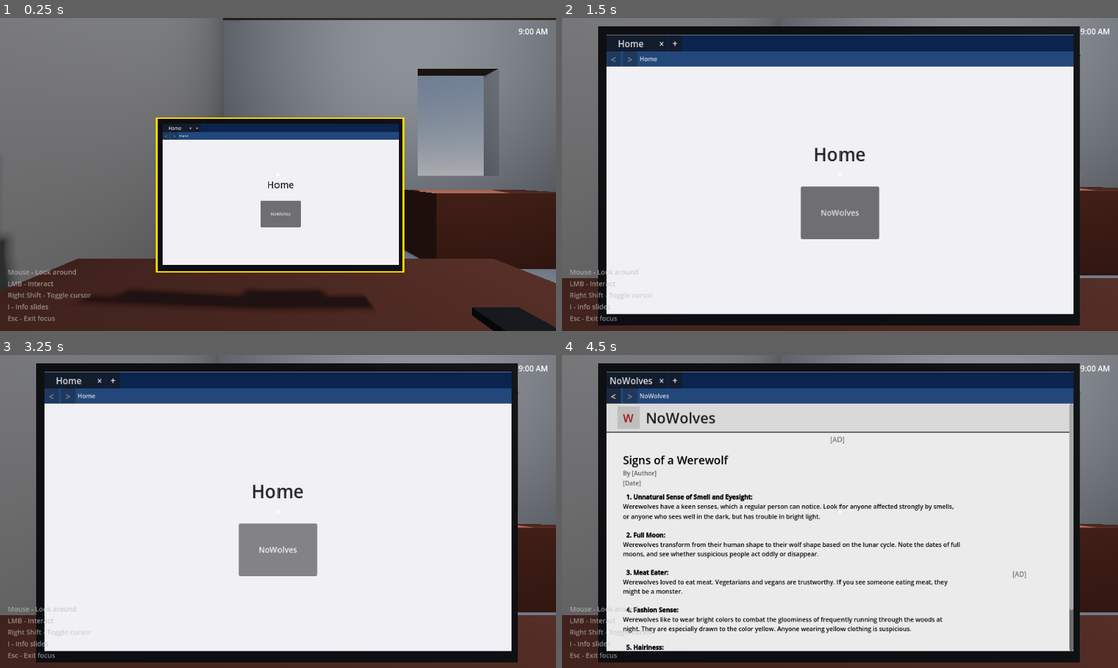
Above: before the commit, frames 1-4 (two rows, left to right).
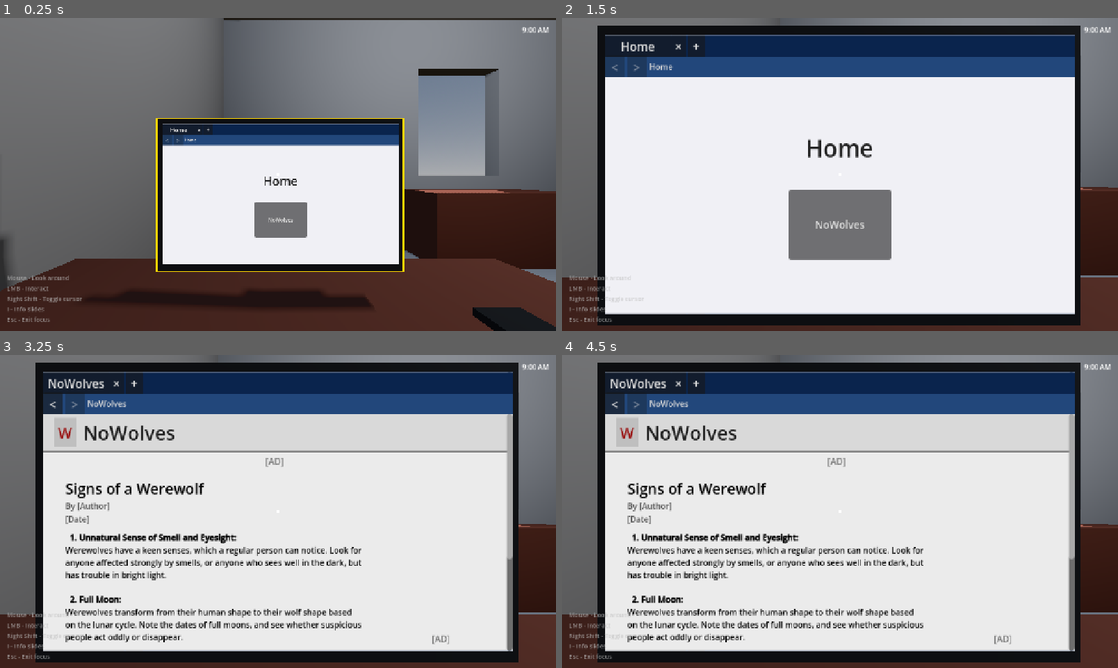
Above: after the commit, the same moments.

Repository: nickcyran/werewolf-on-campus
Game: Godot game, scene res://room/room.tscn
The game is run twice, just before and just after one commit, with the same random seed, the same clock (stepped at 60 frames per second) and the same inputs.
Inputs (mouse positions are in pixels of both pictures, inside the frame that each line leads up to):
- Up to frame 1 (0.25 s): no input
- Up to frame 2 (1.5 s): tap Enter at 0.5 s; move the mouse to (867, 174) at 0.52 s; press the mouse at (867, 174) at 0.53 s; tap Space at 1.25 s; move the mouse to (728, 190) at 1.27 s; release the mouse at (728, 190) at 1.28 s; click (728, 190) at 1.35 s
- Up to frame 3 (3.25 s): tap Enter at 2 s; move the mouse to (333, 442) at 2.02 s; hold I (toggle_info) 2.03-2.78 s; click (333, 442) at 2.3 s; tap Space at 2.75 s; move the mouse to (250, 574) at 2.77 s; tap Shift (toggle_mouse) at 2.85 s; click (250, 574) at 3.05 s
- Up to frame 4 (4.5 s): move the mouse to (1006, 558) at 3.52 s; press the mouse at (1006, 558) at 3.53 s; tap F11 (toggle_fullscreen, bound only after the commit) at 4.15 s; tap Enter at 4.25 s; move the mouse to (673, 464) at 4.27 s; release the mouse at (673, 464) at 4.28 s; click (673, 464) at 4.35 s

The runs differ from the first frame. In frame 1, 3.5% of the frame differs, in the area x 1-100%, y 0-100%; in frame 2, 9.9%; in frame 3, 26%, in the area x 0-100%, y 2-99%; in frame 4, 18%.

Commit message:
optimized web build

Diff:
--- a/autoload/day_clock.gd
+++ b/autoload/day_clock.gd
@@ -6,11 +6,13 @@
 const REAL_DURATION := 1200.0 	# 20 real-life minutes per in-game day
 const START_HOUR := 9.0 		# 9 AM
 const END_HOUR := 22.0 			# 10 PM
+const REFRESH_INTERVAL := 1.0
 
 var elapsed := 0.0
 var day_over := false
 
 var _prev_display := ""
+var _refresh_acc := 0.0
 
 
 func _process(delta: float) -> void:
@@ -21,6 +23,12 @@
 	if elapsed == REAL_DURATION:
 		day_over = true
 		day_ended.emit()
+
+	# throttle the expensive string-format path
+	_refresh_acc += delta
+	if _refresh_acc < REFRESH_INTERVAL:
+		return
+	_refresh_acc = 0.0
 
 	var display := get_display_time()
 	if display != _prev_display:
@@ -41,6 +49,6 @@
 	@warning_ignore("integer_division")
 	var minute := int(fmod(total_min, 60.0)) / 15 * 15
 
-	# Formate to 12-hr format + Hour:Minutes AM/PM
+	# Format to 12-hr format + Hour:Minutes AM/PM
 	var hour12 := 12 if hour % 12 == 0 else hour % 12
 	return "%d:%02d %s" % [hour12, minute, "AM" if hour < 12 else "PM"]
--- a/interaction/focus_system.gd
+++ b/interaction/focus_system.gd
@@ -12,6 +12,12 @@
 var saved_transform: Transform3D
 
 var is_animating := false
+
+# cached screen rect recompute only when the focus changes
+var _cached_rect: Rect2
+var _cached_vp_size: Vector2
+var _cached_scale: Vector2
+var _rect_dirty := true
 
 
 func _ready() -> void:
@@ -39,14 +45,22 @@
 	if !target:
 		return
 
+	# force the embedded viewport to render while focused
+	if target.embedded_viewport:
+		target.embedded_viewport.render_target_update_mode = SubViewport.UPDATE_ALWAYS
+
 	focused_node = _resolve_focus_node()
 	saved_transform = focused_node.global_transform
+	_rect_dirty = true
 
 	var destination := _compute_destination()
 	_tween_to(destination)
 
 
 func _unfocus() -> void:
+	# revert viewport to low-cost mode when leaving focus
+	if target and target.embedded_viewport:
+		target.embedded_viewport.render_target_update_mode = SubViewport.UPDATE_WHEN_PARENT_VISIBLE
 	_tween_to(saved_transform, GameManager.release_focus)
 
 
@@ -94,26 +108,28 @@
 		vp.push_input(event)
 		return
 
-	# Screen-space mouse pos to viewport space
-	var rect := _get_screen_rect()
-	var vp_size := Vector2(vp.size)
+	# Recalculate rect + scale only when the target changes
+	if _rect_dirty:
+		_cached_rect = _compute_screen_rect()
+		_cached_vp_size = Vector2(vp.size)
+		_cached_scale = _cached_vp_size / _cached_rect.size
+		_rect_dirty = false
 
-	var scale := vp_size / rect.size
 	var mouse_event := (event as InputEventMouse).duplicate()
 
 	# Change pos into viewport coordinates
-	mouse_event.position = ((event.position - rect.position) * scale).clamp(Vector2.ZERO, vp_size)
+	mouse_event.position = ((event.position - _cached_rect.position) * _cached_scale).clamp(Vector2.ZERO, _cached_vp_size)
 	mouse_event.global_position = mouse_event.position
 
 	# Scale motion to match the viewport resolution
 	if mouse_event is InputEventMouseMotion:
-		mouse_event.relative *= scale
-		mouse_event.velocity *= scale
+		mouse_event.relative *= _cached_scale
+		mouse_event.velocity *= _cached_scale
 
 	vp.push_input(mouse_event)
 
 
-func _get_screen_rect() -> Rect2:
+func _compute_screen_rect() -> Rect2:
 	# Get mesh displaying viewport
 	var mesh := target.embedded_viewport.get_parent() as MeshInstance3D
 	var quad := mesh.mesh as QuadMesh
--- a/interaction/interactable.gd
+++ b/interaction/interactable.gd
@@ -29,7 +29,6 @@
 
 func _ready() -> void:
 	_discover_children()
-	_init_outline()
 
 	# Fetch subviewport safely
 	if !viewport_path.is_empty():
@@ -42,7 +41,8 @@
 
 	_is_hovered = hovered
 	if _mesh:
-		# Outline the hovered interactable mesh
+		if hovered && !_outline:
+			_init_outline()
 		_mesh.material_overlay = _outline if hovered else null
 
 
--- a/player/components/interaction_raycaster.gd
+++ b/player/components/interaction_raycaster.gd
@@ -7,9 +7,13 @@
 var camera: Camera3D
 var _hovered: Interactable
 
+# pre-allocated query object
+var _query: PhysicsRayQueryParameters3D
+
 
 func initialize(cam: Camera3D) -> void:
 	camera = cam
+	_query = PhysicsRayQueryParameters3D.new()
 
 
 # runs every physics frame while the game is in the PLAYING state.
@@ -49,9 +53,17 @@
 
 	var from := camera.global_position
 	var to := from - camera.global_transform.basis.z * interact_distance
-	var query := PhysicsRayQueryParameters3D.create(from, to)
+
+	# reuse the query instead of creating a new one each frame
+	_query.from = from
+	_query.to = to
+
 	var world := camera.get_world_3d()
-	var hit := world.direct_space_state.intersect_ray(query)
+	var space := world.direct_space_state
+	if !space:
+		return null
+
+	var hit := space.intersect_ray(_query)
 
 	if hit.is_empty():
 		return null
--- a/player/player.gd
+++ b/player/player.gd
@@ -30,6 +30,10 @@
 
 
 func _unhandled_input(event: InputEvent) -> void:
+	if event.is_action_pressed("toggle_fullscreen"):
+		_toggle_fullscreen()
+		return
+
 	if event.is_action_pressed("toggle_info"):
 		_info_ctl.toggle()
 		return
@@ -68,3 +72,11 @@
 		Input.mouse_mode = Input.MOUSE_MODE_VISIBLE
 	else:
 		Input.mouse_mode = Input.MOUSE_MODE_CAPTURED
+
+
+func _toggle_fullscreen() -> void:
+	var window := get_window()
+	if window.mode == Window.MODE_EXCLUSIVE_FULLSCREEN:
+		window.mode = Window.MODE_WINDOWED
+	else:
+		window.mode = Window.MODE_EXCLUSIVE_FULLSCREEN
--- a/project.godot
+++ b/project.godot
@@ -22,7 +22,10 @@
 
 [display]
 
-window/stretch/mode="viewport"
+window/size/viewport_width=1280
+window/size/viewport_height=720
+window/stretch/mode="canvas_items"
+window/stretch/aspect="expand"
 
 [input]
 
@@ -51,12 +54,23 @@
 "events": [Object(InputEventKey,"resource_local_to_scene":false,"resource_name":"","device":-1,"window_id":0,"alt_press …(190 unchanged characters)…
 ]
 }
+toggle_fullscreen={
+"deadzone": 0.2,
+"events": [Object(InputEventKey,"resource_local_to_scene":false,"resource_name":"","device":-1,"window_id":0,"alt_pressed":false,"shift_pressed":false,"ctrl_pressed":false,"meta_pressed":false,"pressed":false,"keycode":0,"physical_keycode":4194342,"key_label":0,"unicode":0,"location":0,"echo":false,"script":null)
+]
+}
 
 [physics]
 
 3d/physics_engine="Jolt Physics"
+common/physics_ticks_per_second=30
 
 [rendering]
 
 renderer/rendering_method="gl_compatibility"
 renderer/rendering_method.mobile="gl_compatibility"
+lights_and_shadows/directional_shadow/size=2048
+lights_and_shadows/directional_shadow/soft_shadow_filter_quality=0
+lights_and_shadows/positional_shadow/soft_shadow_filter_quality=0
+environment/defaults/default_clear_color=Color(0.1, 0.1, 0.12, 1)
+anti_aliasing/quality/msaa_3d=0
--- a/room/environment.tscn
+++ b/room/environment.tscn
@@ -6,11 +6,16 @@
 
 [sub_resource type="Sky" id="Sky_6j18c"]
 sky_material = SubResource("ProceduralSkyMaterial_0sso4")
+process_mode = 2
 
 [sub_resource type="Environment" id="Environment_ylybq"]
 background_mode = 2
 sky = SubResource("Sky_6j18c")
 tonemap_mode = 0
+ssao_enabled = false
+ssil_enabled = false
+sdfgi_enabled = false
+glow_enabled = false
 
 [sub_resource type="BoxMesh" id="BoxMesh_ylybq"]
 size = Vector3(5, 4, 0.2)
@@ -44,6 +49,8 @@
 [node name="DirectionalLight3D" type="DirectionalLight3D" parent="." unique_id=1179417521]
 transform = Transform3D(-0.8660254, -0.43301278, 0.25, 0, 0.49999997, 0.86602545, -0.50000006, 0.75, -0.43301266, 0, 0, 0)
 shadow_enabled = true
+shadow_blur = 0.5
+directional_shadow_max_distance = 10.0
 
 [node name="WorldEnvironment" type="WorldEnvironment" parent="." unique_id=1656111943]
 environment = SubResource("Environment_ylybq")
@@ -53,8 +60,8 @@
 shadow_enabled = true
 shadow_normal_bias = 6.754
 shadow_transmittance_bias = -0.3
-shadow_blur = 1.195
-omni_range = 4.306376
+shadow_blur = 0.5
+omni_range = 4.0
 
 [node name="Geometry" type="Node3D" parent="."]
 
@@ -62,11 +69,13 @@
 transform = Transform3D(1, 0, 0, 0, 1, 0, 0, 0, 1, 0, 1.149, -2.5)
 operation = 2
 mesh = SubResource("BoxMesh_ylybq")
+calculate_tangents = false
 
 [node name="Window" type="CSGMesh3D" parent="Geometry/Wall1" unique_id=559847667]
 transform = Transform3D(1, 0, 0, 0, 1, 0, 0, 0, 1, 0.49370813, 0.5098711, -0.049473763)
 operation = 2
 mesh = SubResource("BoxMesh_qwhiq")
+calculate_tangents = false
 
 [node name="Wall2" type="MeshInstance3D" parent="Geometry" unique_id=351045281]
 transform = Transform3D(-4.371139e-08, 0, 1, 0, 1, 0, -1, 0, -4.371139e-08, -2.5, 1.149375, 0)
--- a/room/room.tscn
+++ b/room/room.tscn
@@ -73,7 +73,8 @@
 surface_material_override/0 = SubResource("StandardMaterial3D_3vqul")
 
 [node name="SubViewport" type="SubViewport" parent="Interactables/Computer/Screen" unique_id=2123028240]
-size = Vector2i(840, 476)
+size = Vector2i(640, 360)
+render_target_update_mode = 4
 
 [node name="Browser" parent="Interactables/Computer/Screen/SubViewport" unique_id=1089262983 instance=ExtResource("4_34v3w")]
 
Not shown, changed: export_presets.cfg
